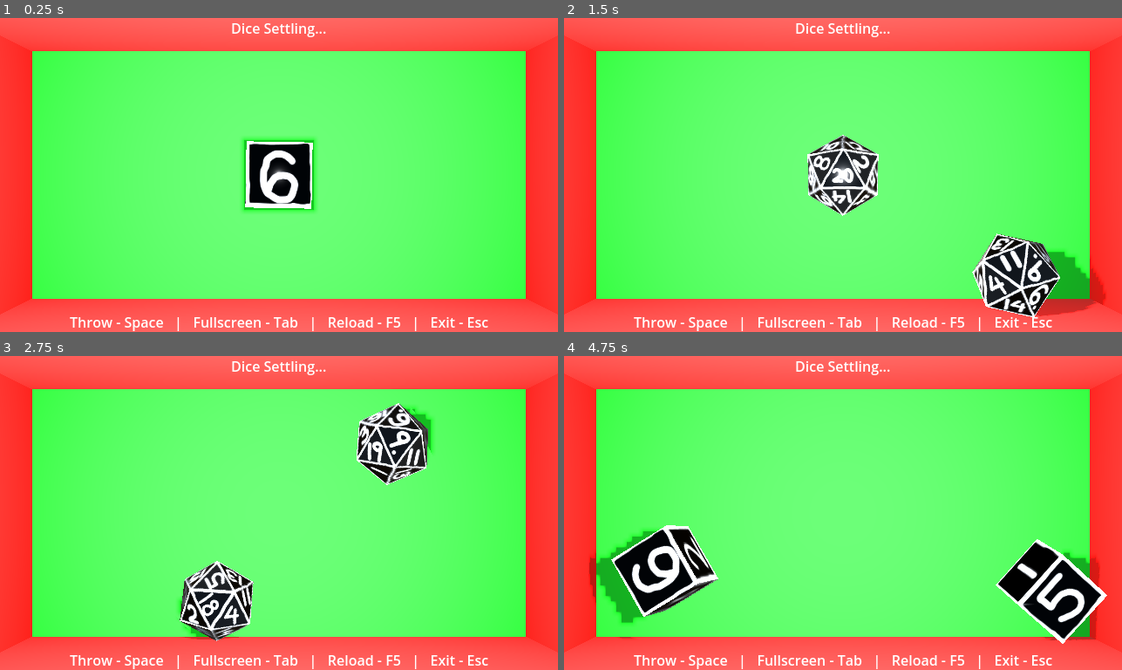
Above: before the commit, frames 1-4 (two rows, left to right).
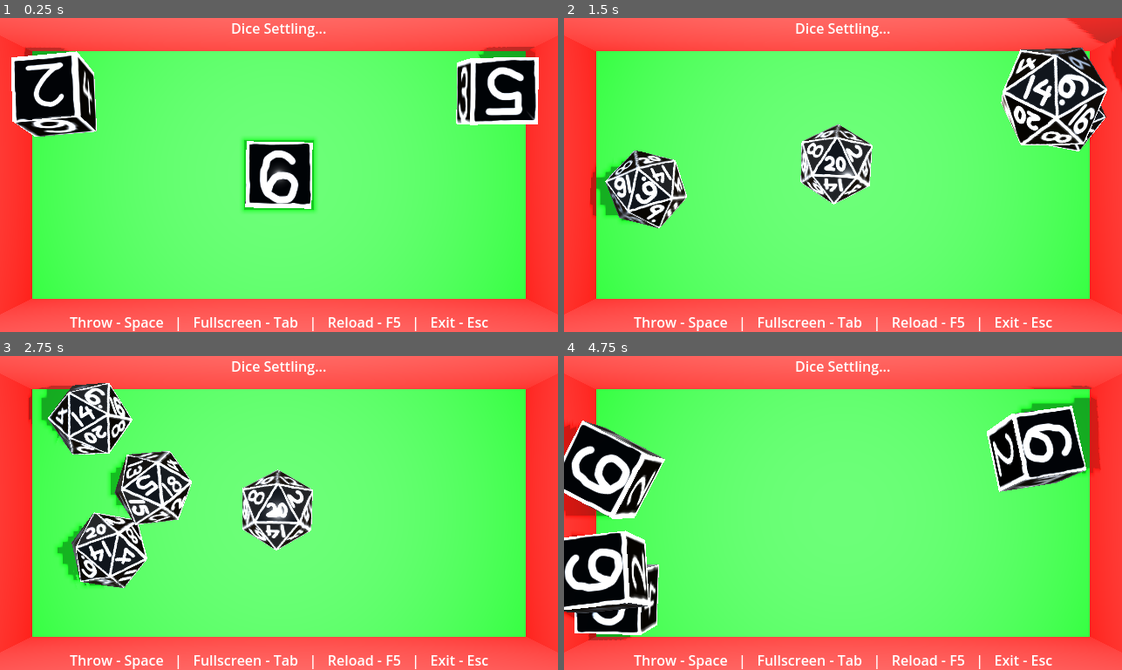
Above: after the commit, the same moments.

Repository: bdog2112/clay-dice
Game: Godot game, scene res://main.tscn
The game is run twice, just before and just after one commit, with the same random seed, the same clock (stepped at 60 frames per second) and the same inputs.
Inputs:
- Up to frame 1 (0.25 s): no input
- Up to frame 2 (1.5 s): tap Enter (ui_accept) at 0.5, 0.77 s; tap Up (add_die) at 0.6 s; tap 1 (choose_d10) at 1.35 s
- Up to frame 3 (2.75 s): tap Enter (ui_accept) at 1.52 s; tap 2 (choose_d12) at 2.1 s
- Up to frame 4 (4.75 s): tap 3 (choose_d20) at 2.85 s; tap Enter (ui_accept) at 3.02, 3.77, 4.52 s; tap 4 (choose_d4) at 3.6 s; tap 6 (choose_d6) at 4.35 s

The runs differ from the first frame. In frame 1, 7.2% of the frame differs, in the area x 2-97%, y 9-38%; in frame 2, 15%; in frame 3, 16%; in frame 4, 20%, in the area x 0-98%, y 9-92%.

Commit message:
Changed torque to torque_impulse

Diff:
--- a/project/main.gd
+++ b/project/main.gd
@@ -227,7 +227,7 @@
 
 
 ## Rolls a single die in a random direction with a random spin.
-func roll_single_die(die):
+func roll_single_die(die: RigidBody3D):
 		var offset := 12.0
 		var spin: Vector2 = Vector2(100, 200)
 		var x_offset = randf_range(-offset, offset)
@@ -241,7 +241,7 @@
 		die.global_position = Vector3(0,.5, 0)
 		die.rotation = Vector3.ZERO
 		die.apply_impulse(dir)
-		die.apply_torque(torque)
+		die.apply_torque_impulse(torque)
 		start_dice_timer()
 
 
--- a/project/main.tscn
+++ b/project/main.tscn
@@ -24,7 +24,6 @@
 
 [node name="Node3D" type="Node3D"]
 script = ExtResource("1_ig7tw")
-number_of_dice = 1
 current_die_type = 1
 
 [node name="MeshBase" type="MeshInstance3D" parent="."]
